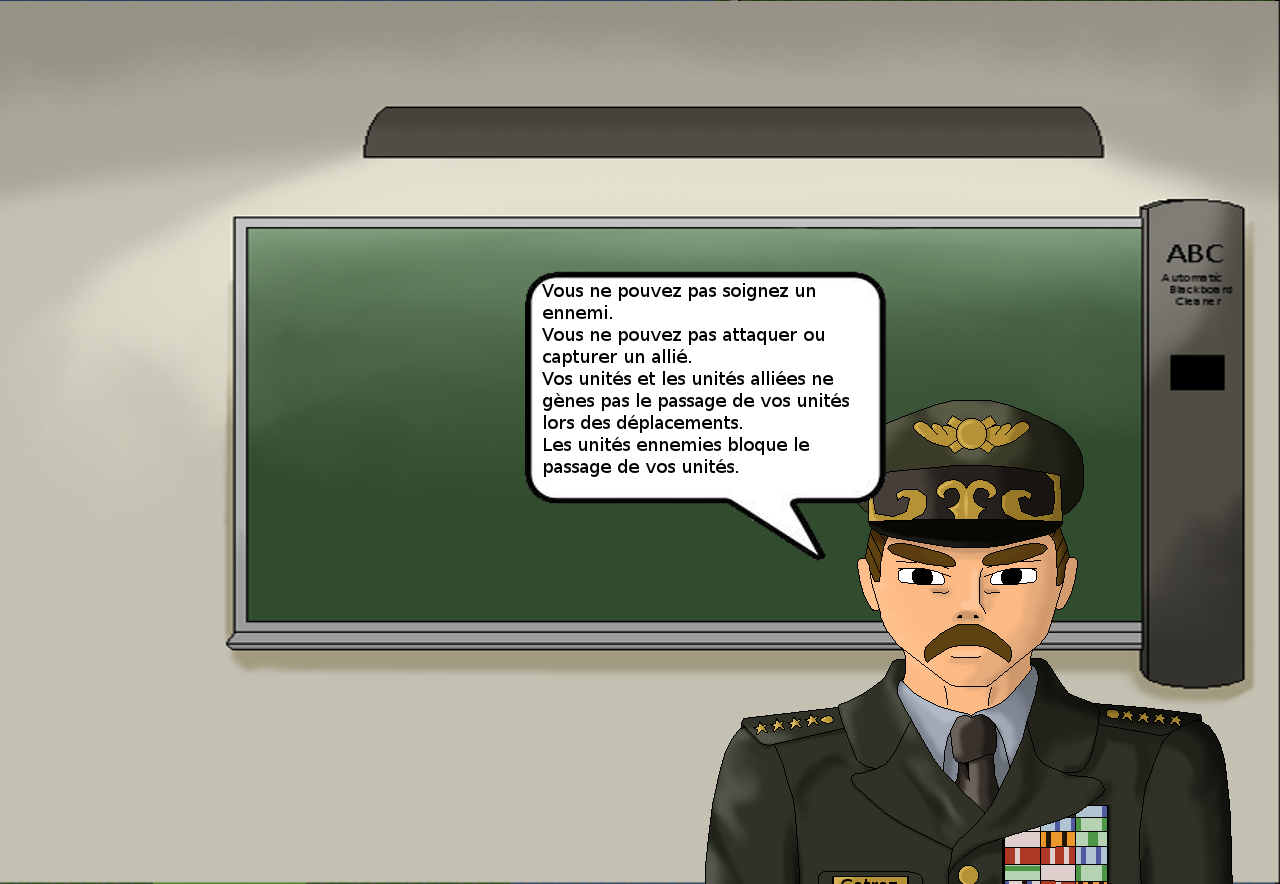
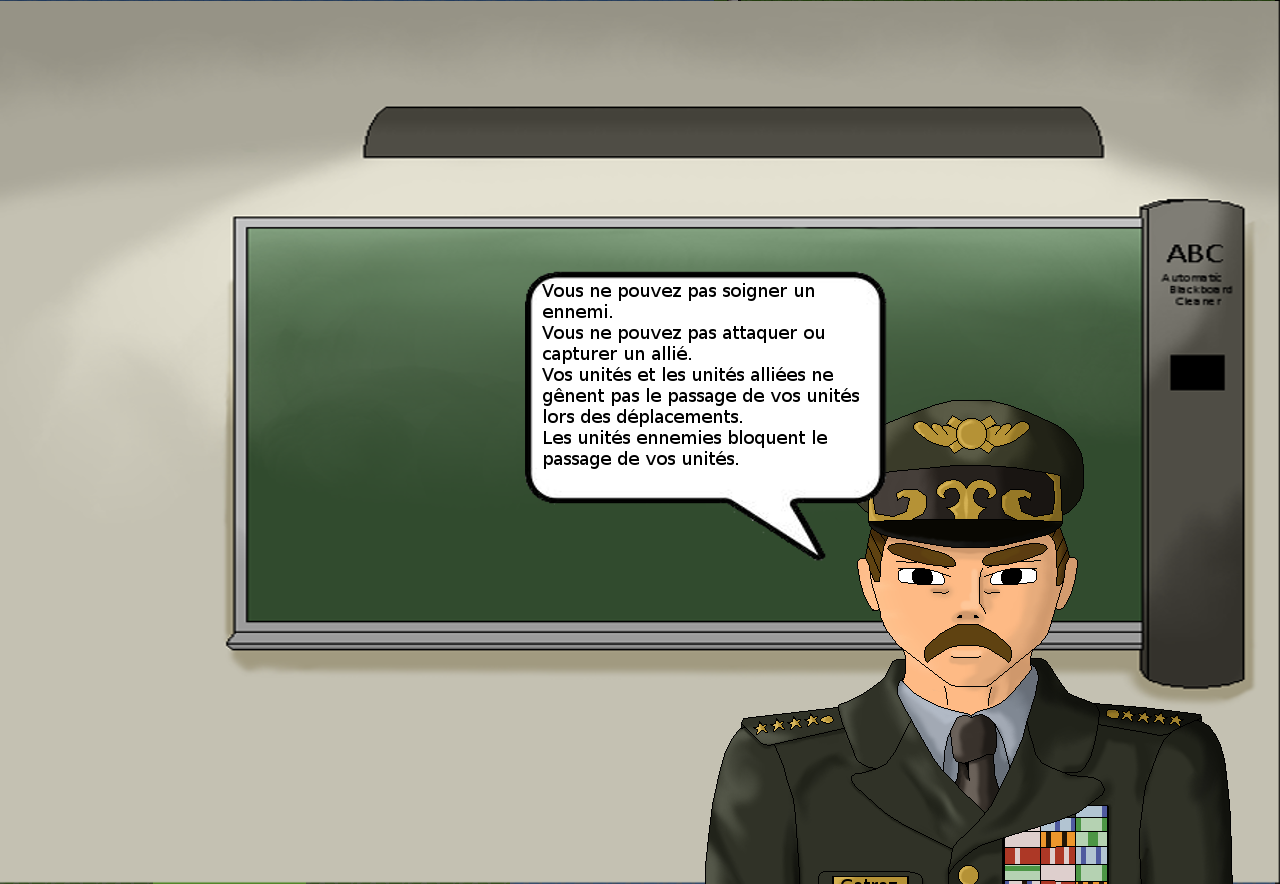
The second w=1280, h=884 image is a revision of the first. Changes to its layers:
renamed "Vous ne pouvez pas soignez un ..." to "Vous ne pouvez pas soigner un ...", painted on it over <box>542,287,859,477</box>
